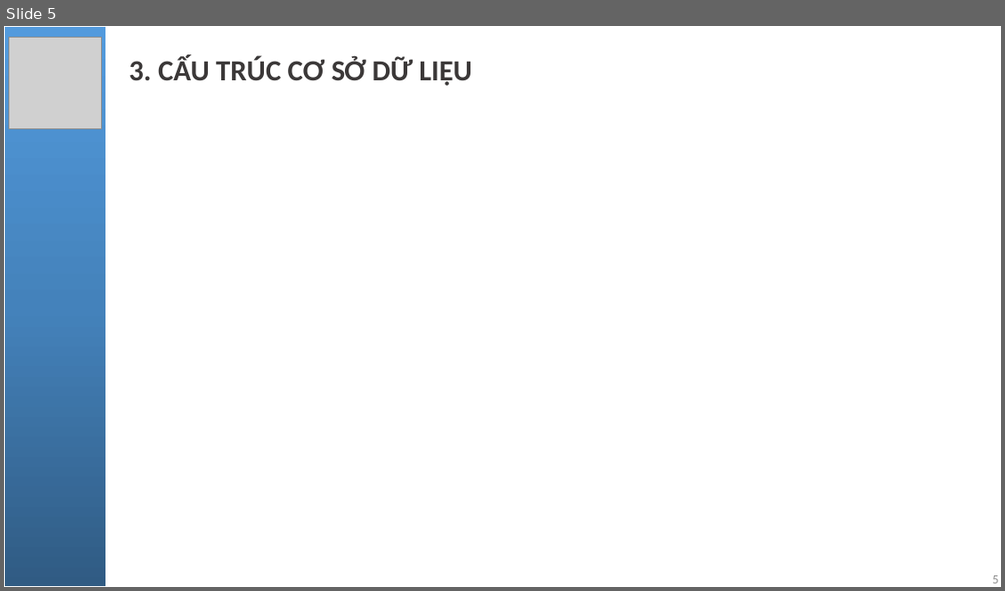
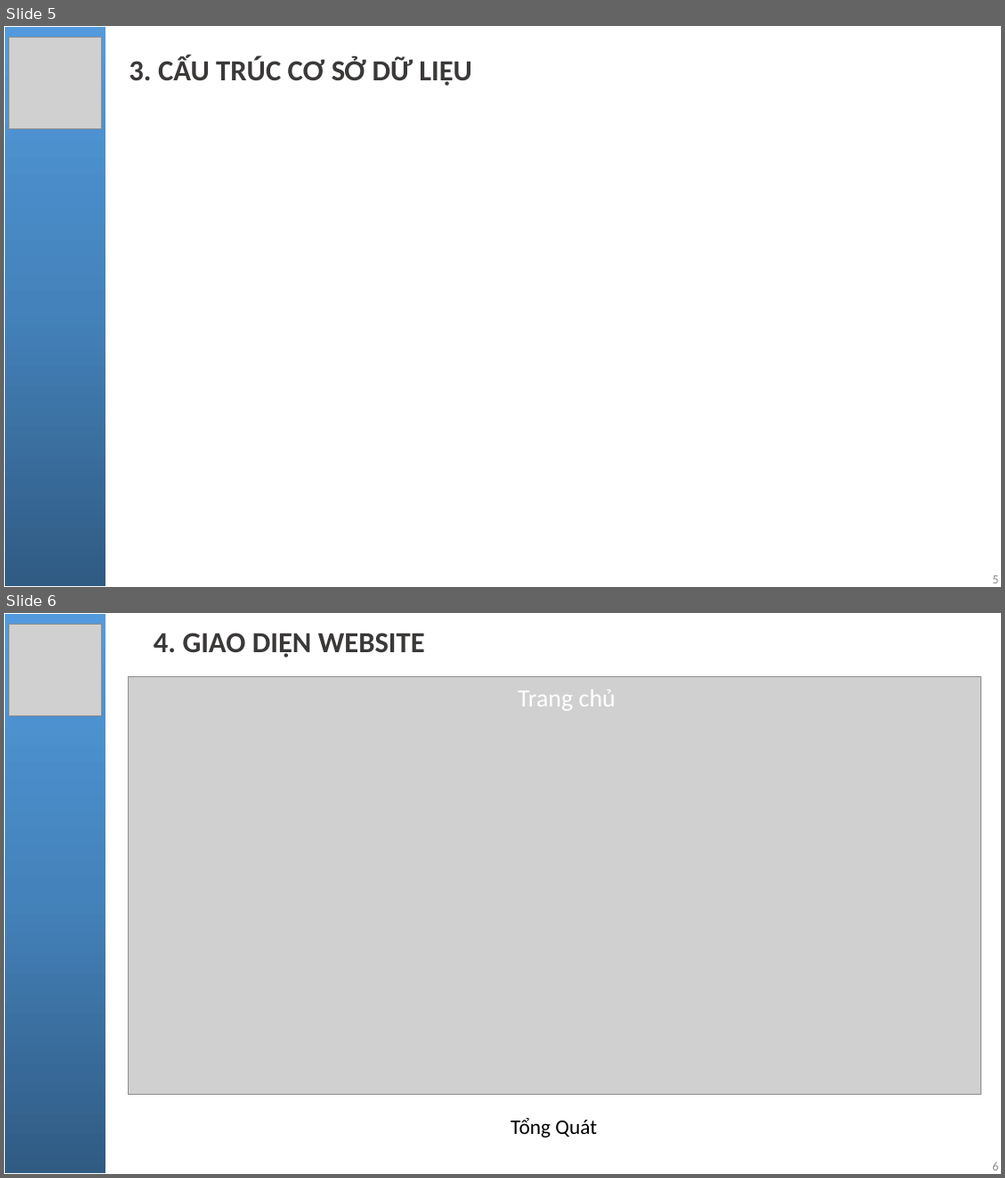
Before and after one commit to NgoQuocBao1010/PHP-Spotify-Clone, a slide deck: pptReport/Báo cáo đồ án.pptx. Shown one above the other, each under a label of ours: slide 5 before the commit, slides 5 and 6 after it. The pictures are 1005x591 and 1005x1178 pixels, drawn with LibreOffice and Linux fonts; fonts in the diff are those of the drawing; grey boxes stand for pictures. Boxes give left, top, right and bottom in pixels: in the first picture for what was removed or moved away, otherwise in the second. Text is boxed around its words. In the diff, an @@ line names an element or a change of style, - is before the commit and + after.

```diff
--- a/pptReport/Báo cáo đồ án.pptx
+++ b/pptReport/Báo cáo đồ án.pptx
@@ slide 6 added at box(4, 613, 1001, 1174), background #FFFFFF @@
@@ rectangle added at box(4, 613, 106, 1174), fill gradient #305C84 to #4583BB to #529BDE, outline #FFFFFF 1 pt @@
@@ picture added at box(9, 625, 101, 716) @@
@@ subtitle added at box(154, 633, 425, 657), 28 pt, text #3B3838, bold @@
+4. GIAO DIỆN WEBSITE
@@ picture added at box(128, 676, 981, 1094) @@
@@ text added at box(518, 690, 615, 710), 24 pt, text #FFFFFF @@
+Trang chủ
@@ text added at box(510, 1118, 597, 1137), 20 pt, text #000000 @@
+Tổng Quát
@@ page number added at box(992, 1162, 998, 1170), 12 pt, text #8C8C8C @@
+6
```
Also in this commit, not shown: 4 slides changed, 3 other slides added, 4 other files.
